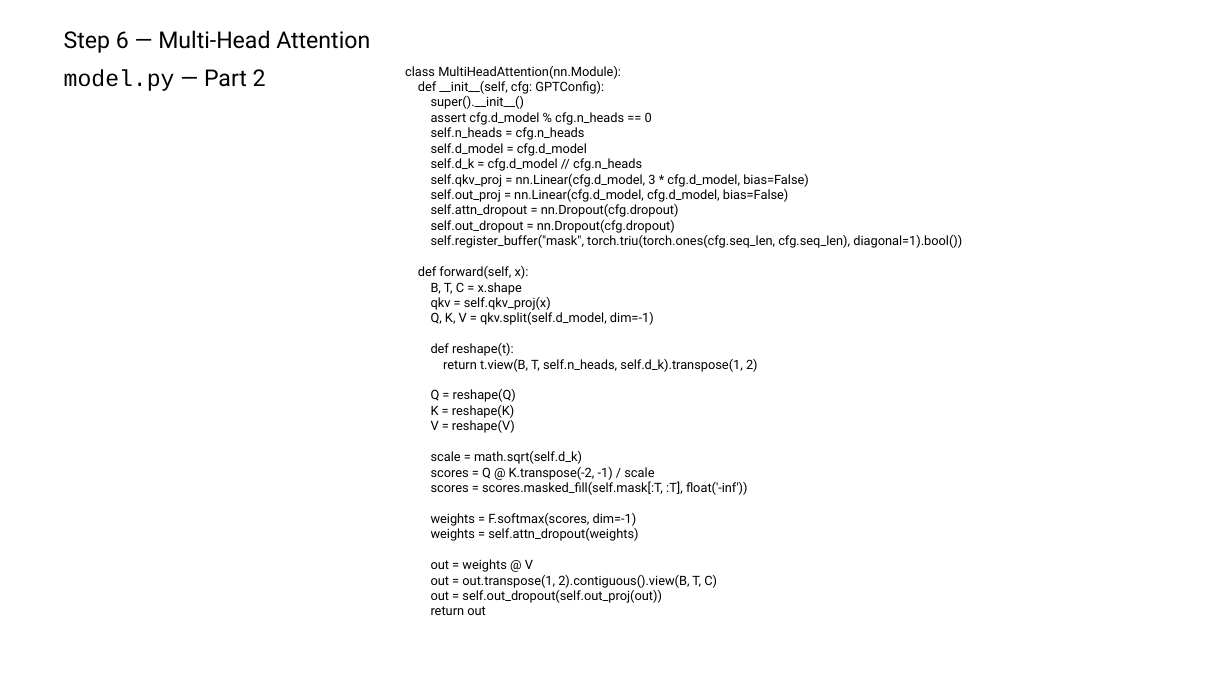
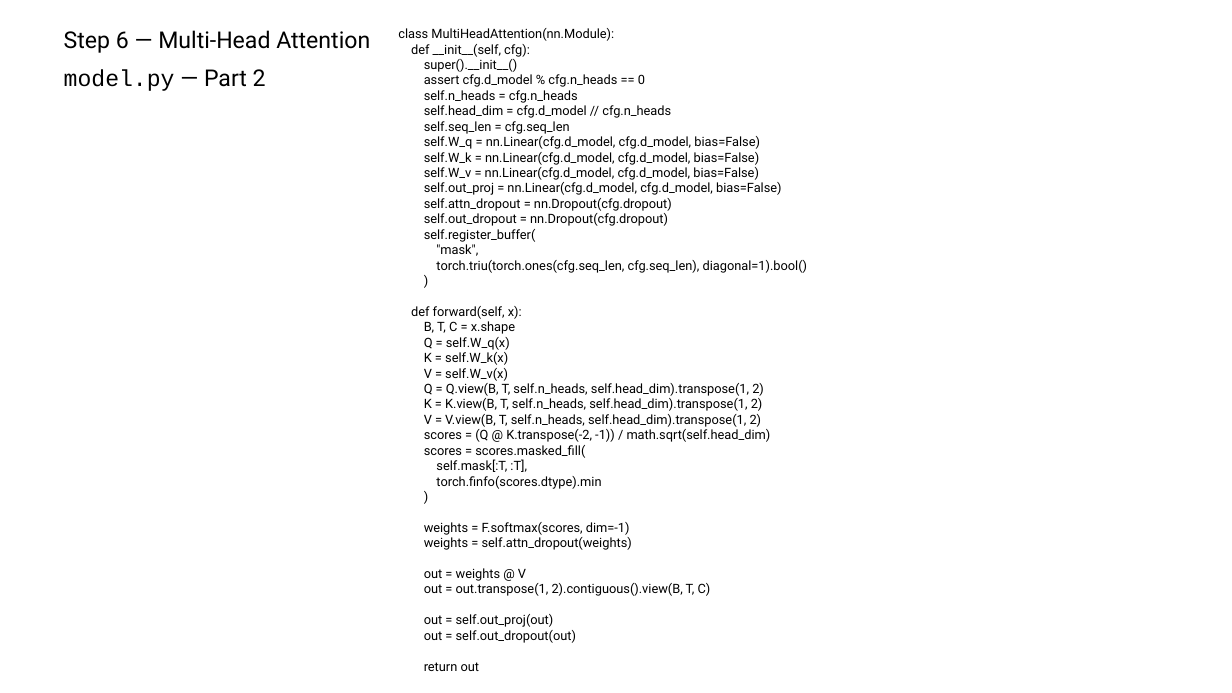
Before and after one commit to maneeshasahas1234/transformer-architecture-llm-from-scratch, a slide deck: slide 7 of Day 4 - GPT from scratch/gpt from scratch.pptx. Drawn at 1232x693 pixels with LibreOffice and Linux fonts; fonts in the diff are those of the drawing. Boxes give left, top, right and bottom in pixels: in the first picture for what was removed or moved away, otherwise in the second. Text is boxed around its words. In the diff, an @@ line names an element or a change of style, - is before the commit and + after.

Commit message:
attention updated

```diff
--- a/Day 4 - GPT from scratch/gpt from scratch.pptx
+++ b/Day 4 - GPT from scratch/gpt from scratch.pptx
@@ text "class MultiHeadAttention(nn.Module):": place and size @@
-text "class MultiHeadAttention(nn.Module):" at <box>405,66,962,615</box>
+text "class MultiHeadAttention(nn.Module):" at <box>398,28,808,671</box>
@@ text at <box>411,44,530,57</box>: text changed @@
-def __init__(self, cfg: GPTConfig):
+def __init__(self, cfg):
@@ text at <box>424,105,760,180</box>: text changed @@
-self.d_model = cfg.d_model
-self.d_k = cfg.d_model // cfg.n_heads
-self.qkv_proj = nn.Linear(cfg.d_model, 3 * cfg.d_model, bias=False)
+self.head_dim = cfg.d_model // cfg.n_heads
+self.seq_len = cfg.seq_len
+self.W_q = nn.Linear(cfg.d_model, cfg.d_model, bias=False)
+self.W_k = nn.Linear(cfg.d_model, cfg.d_model, bias=False)
+self.W_v = nn.Linear(cfg.d_model, cfg.d_model, bias=False)
@@ text at <box>424,229,808,273</box>: text changed @@
-self.register_buffer("mask", torch.triu(torch.ones(cfg.seq_len, cfg.seq_len), diagonal=1).bool())
+self.register_buffer(
+"mask",
+torch.triu(torch.ones(cfg.seq_len, cfg.seq_len), diagonal=1).bool()
+)
@@ text at <box>424,337,771,489</box>: text changed @@
-qkv = self.qkv_proj(x)
-Q, K, V = qkv.split(self.d_model, dim=-1)
-def reshape(t):
-return t.view(B, T, self.n_heads, self.d_k).transpose(1, 2)
-Q = reshape(Q)
-K = reshape(K)
-V = reshape(V)
-scale = math.sqrt(self.d_k)
-scores = Q @ K.transpose(-2, -1) / scale
-scores = scores.masked_fill(self.mask[:T, :T], float('-inf'))
+Q = self.W_q(x)
+K = self.W_k(x)
+V = self.W_v(x)
+Q = Q.view(B, T, self.n_heads, self.head_dim).transpose(1, 2)
+K = K.view(B, T, self.n_heads, self.head_dim).transpose(1, 2)
+V = V.view(B, T, self.n_heads, self.head_dim).transpose(1, 2)
+scores = (Q @ K.transpose(-2, -1)) / math.sqrt(self.head_dim)
+scores = scores.masked_fill(
+self.mask[:T, :T],
+torch.finfo(scores.dtype).min
+)
@@ text at <box>424,614,576,643</box>: text changed @@
-out = self.out_dropout(self.out_proj(out))
+out = self.out_proj(out)
+out = self.out_dropout(out)
```
Also in this commit, not shown: 3 other files.
